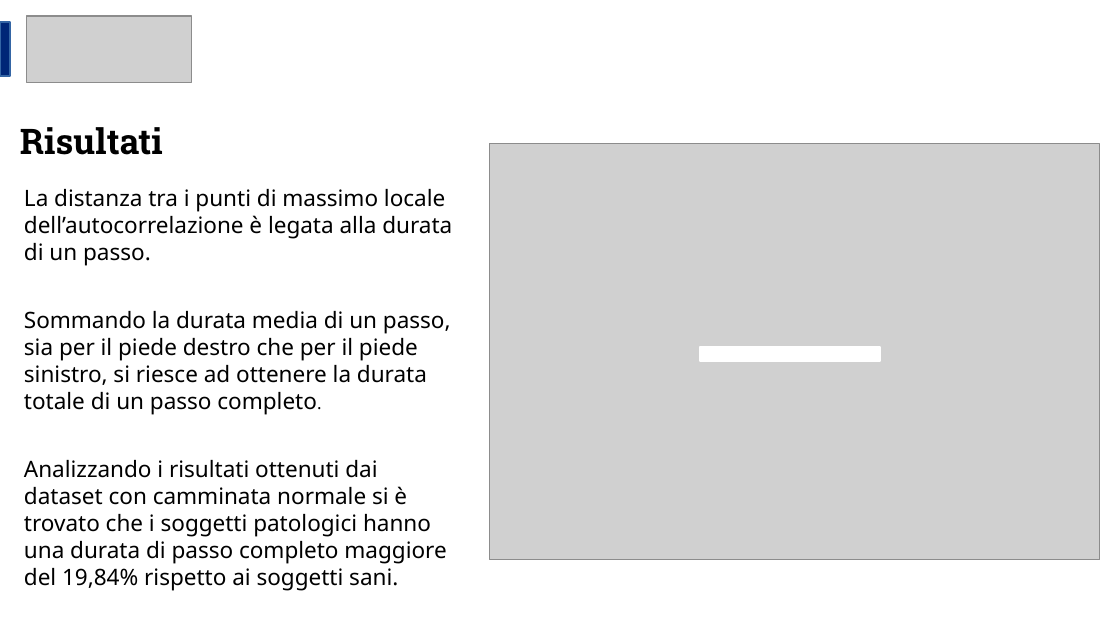
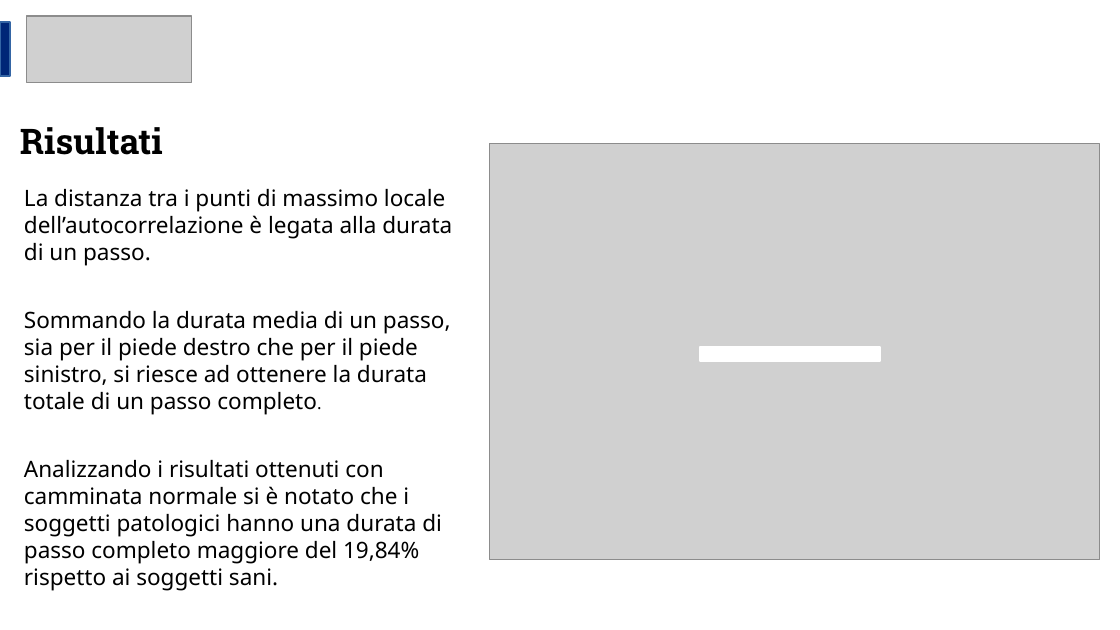
Before and after one commit to RayIci/Tesi-Laurea-Triennale-Infromatica, a slide deck: slide 15 of Discussione - Presentazione/Discussione - presentazione.odp. Drawn at 1120x630 pixels with LibreOffice and Linux fonts; fonts in the diff are those of the drawing; grey boxes stand for pictures. Boxes give left, top, right and bottom in pixels: in the first picture for what was removed or moved away, otherwise in the second. Text is boxed around its words. In the diff, an @@ line names an element or a change of style, - is before the commit and + after.

```diff
--- a/Discussione - Presentazione/Discussione - presentazione.odp
+++ b/Discussione - Presentazione/Discussione - presentazione.odp
@@ text at [24,460,442,591]: text changed @@
-Analizzando i risultati ottenuti dai dataset con camminata normale si è trovato che i soggetti patologici hanno una durata di passo completo maggiore del 19,84% rispetto ai soggetti sani.
+Analizzando i risultati ottenuti con camminata normale si è notato che i soggetti patologici hanno una durata di passo completo maggiore del 19,84% rispetto ai soggetti sani.
```
Also in this commit, not shown: 2 other files.
